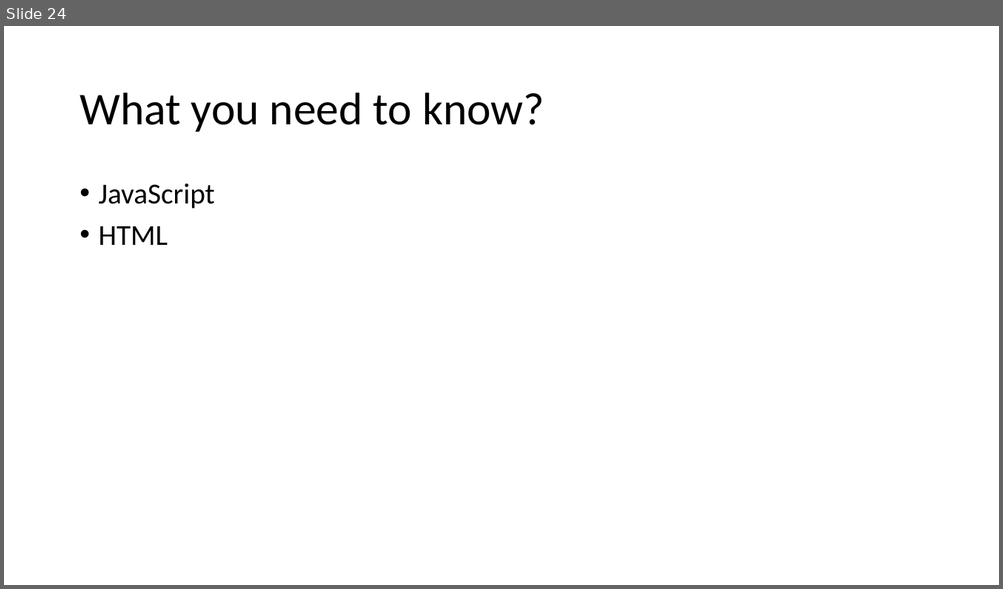
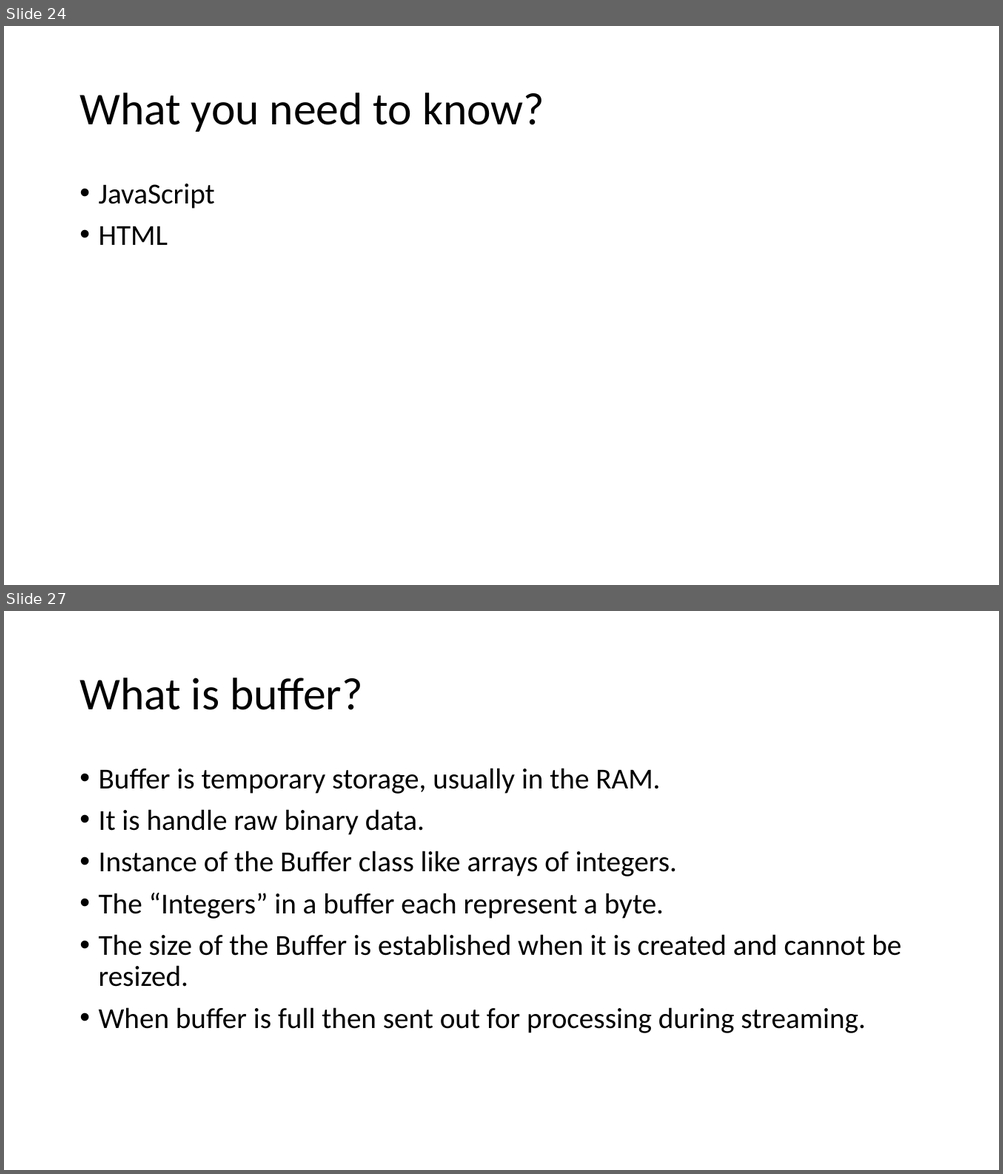
Before and after one commit to PiyushChaturvedii/batch03, a slide deck: What is Node.pptx. Shown one above the other, each under a label of ours: slide 24 before the commit, slides 24 and 27 after it; the slides between them are not shown. The pictures are 1003x589 and 1003x1174 pixels, drawn with LibreOffice and Linux fonts; fonts in the diff are those of the drawing. Boxes give left, top, right and bottom in pixels: in the first picture for what was removed or moved away, otherwise in the second. Text is boxed around its words. In the diff, an @@ line names an element or a change of style, - is before the commit and + after.

```diff
--- a/What is Node.pptx
+++ b/What is Node.pptx
@@ slide 27 added at (4,611,999,1170), background #FFFFFF @@
@@ title added at (79,678,363,710), 44 pt, text #000000 @@
+What is buffer?
@@ text added at (99,768,901,1034), 28 pt, text #000000 @@
+• Buffer is temporary storage, usually in the RAM.
+• It is handle raw binary data.
+• Instance of the Buffer class like arrays of integers.
+• The “Integers” in a buffer each represent a byte.
+• The size of the Buffer is established when it is created and cannot be resized.
+• When buffer is full then sent out for processing during streaming.
```
Also in this commit, not shown: 7 other slides added, 18 other files.
